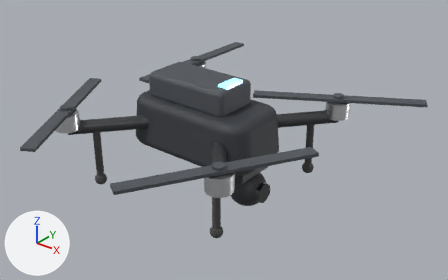
One commit to the glTF model app/api/cad/prebuilt/showcase_drone_follow/v1.glb: the scene before it, then after it.
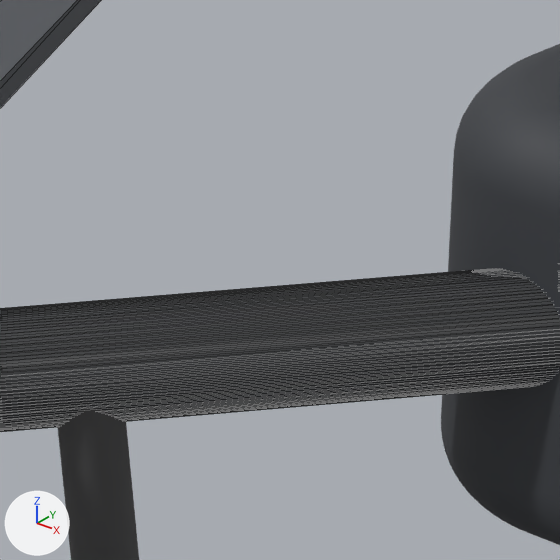
The first picture shows the older version from a 50 mm lens placed at (0.273, -0.319, 0.233), pointed at (0.014, 0.004, 0.033). The close-ups show the older and then the newer version on the part from 19% to 33% of the width and 30% to 53% of the height of that picture. Only the edits that show in the close-ups are written down. Every picture has the same lights, and +X, +Y and +Z are marked at lower left. The close-ups show mesh edges as thin lines. Where no turn or scale is listed for an object, it has been applied to the vertices.

In view in the first close-up: 'accent.14', 'body.1', 'coat.4', 'rubber.4'.
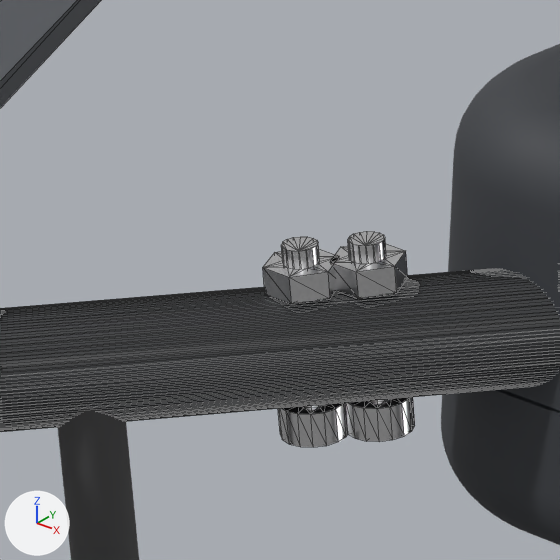
Where the newer file only moved an object's origin or applied its transform, the numbers keep the older frame.

What differs and where, as boxes (x1, y1, x2, y2) in the close-ups (560 x 560 px):
'steel.168', added: after (278, 237, 348, 447)
'steel.166', added: after (345, 231, 415, 442)
'steel.167', added: after (330, 244, 408, 299)
'steel.169', added: after (263, 249, 339, 304)
'body.1', unchanged, covered by the edit: before (441, 44, 560, 545); after (441, 389, 560, 545)
'body.2', unchanged, uncovered by the edit: after (448, 44, 560, 411)

Diff of the bpy script that builds the scene:
```diff
--- a/app/api/cad/prebuilt/showcase_drone_follow/v1.glb.py
+++ b/app/api/cad/prebuilt/showcase_drone_follow/v1.glb.py
@@ mat_stainless_steel_304 @@
+mat_stainless_steel_304 = principled_material('stainless steel 304')
+mat_stainless_steel_304.base_color = (0.86, 0.86, 0.87)  # white #efeff0
+mat_stainless_steel_304.metallic = 1.0
+mat_stainless_steel_304.roughness = 0.25
@@ me_steel_169 @@
+me_steel_169.from_pydata(...)  # 44 vertices, 88 faces; spans x -0.04959..-0.04324, y -0.04419..-0.03869, z -0.0012..0.0012
+me_steel_169.materials.append(mat_stainless_steel_304)  # white #efeff0
@@ me_steel_167 @@
+me_steel_167.from_pydata(...)  # 44 vertices, 88 faces; spans x -0.04615..-0.0398, y -0.04003..-0.03453, z -0.0012..0.0012
+me_steel_167.materials.append(mat_stainless_steel_304)  # white #efeff0
@@ me_steel_168 @@
+me_steel_168.from_pydata(...)  # 76 vertices, 148 faces; spans x -0.0493..-0.0436, y -0.0443..-0.0386, z -0.0085..0.0085
+me_steel_168.materials.append(mat_stainless_steel_304)  # white #efeff0
@@ me_steel_166 @@
+me_steel_166.from_pydata(...)  # 76 vertices, 148 faces; spans x -0.0458..-0.0401, y -0.0401..-0.0344, z -0.0085..0.0085
+me_steel_166.materials.append(mat_stainless_steel_304)  # white #efeff0
@@ ob_steel_169 @@
+ob_steel_169 = bpy.data.objects.new('steel.169', me_steel_169)
+ob_steel_169.location = (0.0, 0.0, 0.0511)
@@ ob_steel_167 @@
+ob_steel_167 = bpy.data.objects.new('steel.167', me_steel_167)
+ob_steel_167.location = (0.0, 0.0, 0.0511)
@@ ob_steel_168 @@
+ob_steel_168 = bpy.data.objects.new('steel.168', me_steel_168)
+ob_steel_168.location = (0.0, 0.0, 0.0454)
@@ ob_steel_166 @@
+ob_steel_166 = bpy.data.objects.new('steel.166', me_steel_166)
+ob_steel_166.location = (0.0, 0.0, 0.0454)
```
